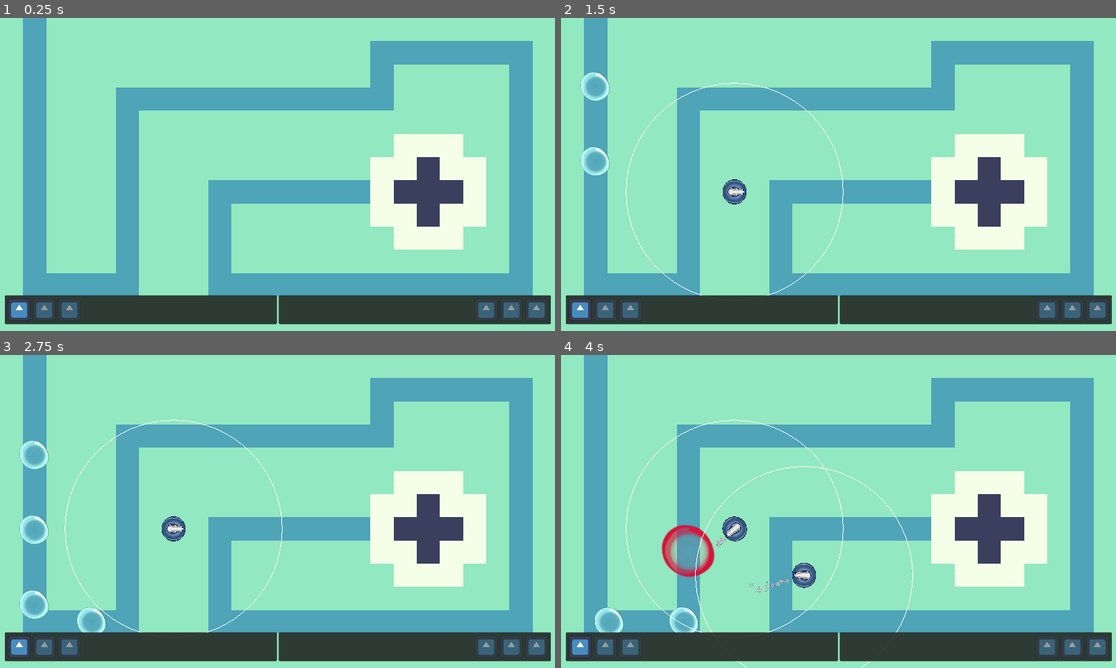
Above: before the commit, frames 1-4 (two rows, left to right).
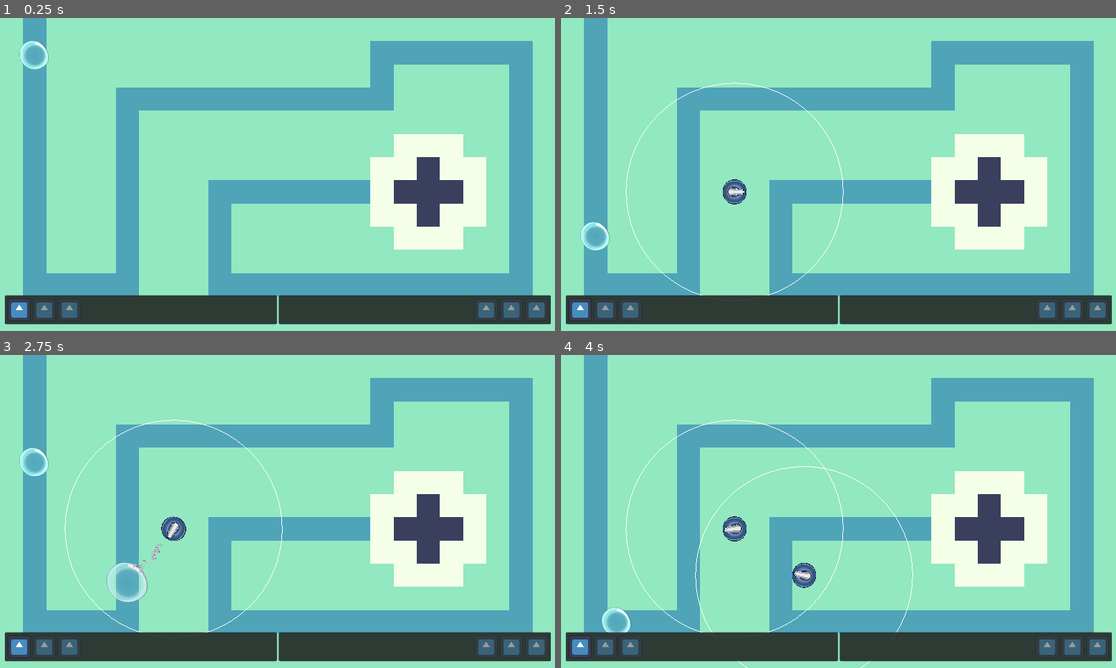
Above: after the commit, the same moments.

Repository: JustPause/GameJam2025
Game: Godot game, scene res://Scene/Green Lands.tscn
Two runs of this game, one before a commit and one after it. Both use one fixed random seed, a clock stepped at 60 frames per second and the inputs below. The engine's default icon, where the game draws it, is replaced by a stand-in: a white triangle on a blue panel in a dark square. Sound files missing from this copy of the repository are replaced by a short silence.
Inputs (mouse positions are in pixels of both pictures, inside the frame that each line leads up to):
- Up to frame 1 (0.25 s): no input
- Up to frame 2 (1.5 s): move the mouse to (960, 158) at 0.52 s; click (960, 158) at 0.67 s; move the mouse to (727, 190) at 1.27 s; click (727, 190) at 1.42 s
- Up to frame 3 (2.75 s): move the mouse to (333, 442) at 2.02 s; click (333, 442) at 2.17 s
- Up to frame 4 (4 s): move the mouse to (810, 574) at 2.77 s; click (810, 574) at 2.92 s; move the mouse to (1005, 558) at 3.52 s; click (1005, 558) at 3.67 s

The runs differ from the first frame. In frame 1, 0.2% of the frame differs, in the area x 3-9%, y 7-17%; in frame 2, 0.7%; in frame 3, 1.6%; in frame 4, 1.7%, in the area x 6-64%, y 20-100%.

Commit message:
In to un know

Diff:
--- a/Code/enemy_spawner.gd
+++ b/Code/enemy_spawner.gd
@@ -1,21 +1,17 @@
 extends Path2D
-
-@export var spawn_time_interval : float = 0.5
-
-var basic_bubble : PackedScene = preload("res://entities/bubble/basic_bubble.tscn")
-
-var spawn_enemies : bool = true
-var can_spawn : bool = true
 
 class wave_data:
 	var amount_in_a_round: int
-	var Pause_betwene: int
-	var units: String
+	var pause_betwene: float
+	var units_count: int
+	var units: Array
 
-	func _init(amount_in_a_round, Pause_betwene, units):
+	func _init(amount_in_a_round: int, units_count: int, units: Array):
 		self.amount_in_a_round = amount_in_a_round
-		self.Pause_betwene = Pause_betwene
+		self.units_count = units_count
 		self.units = units
+
+		self.pause_betwene = units_count / amount_in_a_round
 
 class enemys:
 	var name_enemys: String
@@ -33,19 +29,49 @@
 		self.max_size_growth = max_size_growth
 		self.speed = speed
 
-var Basic_Bubble = enemys.new("Basic Bubble", 5, 5.0, 1, Vector2(0.3,0.3), 300.0)
+
+var spawn_time_interval: float
+
+var basic_bubble: PackedScene = preload("res://entities/bubble/basic_bubble.tscn")
+
+var spawn_enemies: bool = true
+var can_spawn: bool = true
+var count = 0
 
 var wave=[]
+var Basic_Bubble = enemys.new("Basic Bubble", 5, 5.0, 1, Vector2(0.3, 0.3), 300.0)
 
 func _ready() -> void:
-	get_tree().create_timer(2).timeout.connect(func() -> void: spawn_enemies = false)
+	wave.append(
+		wave_data.new(5, 10, ["Basic_Bubble"])
+		)
+
+	spawn_time_interval = wave[0].pause_betwene
 
 func spawn_enemy() -> void:
+	# if not can_spawn:
+	# 	return
+
 	var enemy = basic_bubble.instantiate()
+
+	# if enemy.has_method("initialize"):
+	# 	enemy.call("initialize", Basic_Bubble)
+
 	add_child(enemy)
 	can_spawn = true
 
+# func wave_setup() -> void:
+# 	for i in range(5):
+# 		spawn_enemy()
+
 func _physics_process(_delta: float) -> void:
-	if spawn_enemies and can_spawn:
+	if spawn_enemies and can_spawn and (wave[0].amount_in_a_round > count):
+		spawn_enemy()
+		count += 1
+
 		can_spawn = false
-		get_tree().create_timer(spawn_time_interval).timeout.connect(spawn_enemy)
+		get_tree().create_timer(spawn_time_interval).timeout.connect(_on_spawn_timer_timeout)
+
+func _on_spawn_timer_timeout() -> void:
+	# Allow spawning again after the timer expires
+	can_spawn = true
Not shown, changed: README.md
